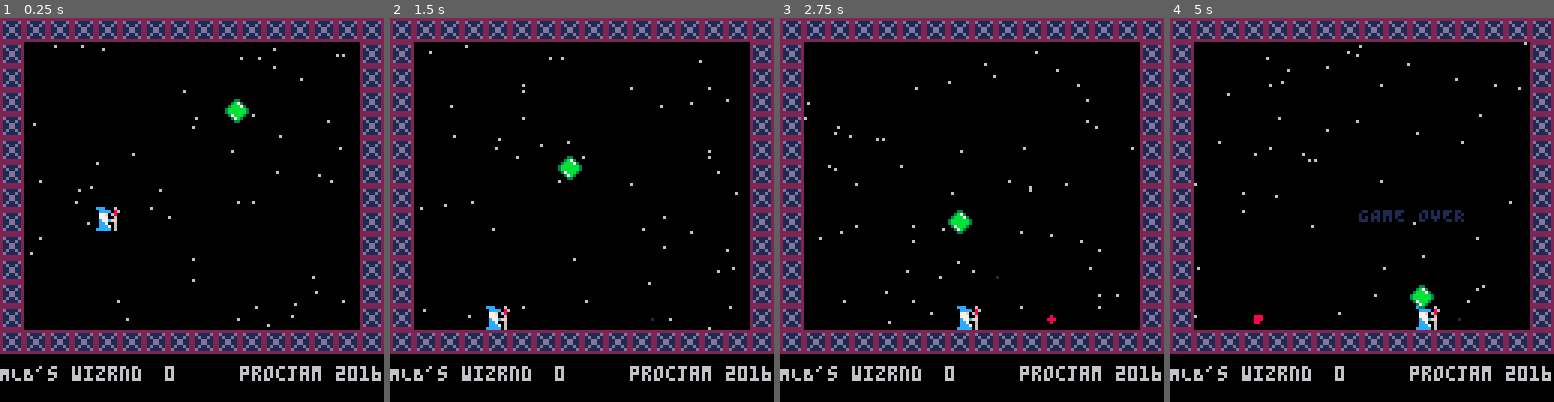
Above: before the commit, frames 1-4 (left to right).
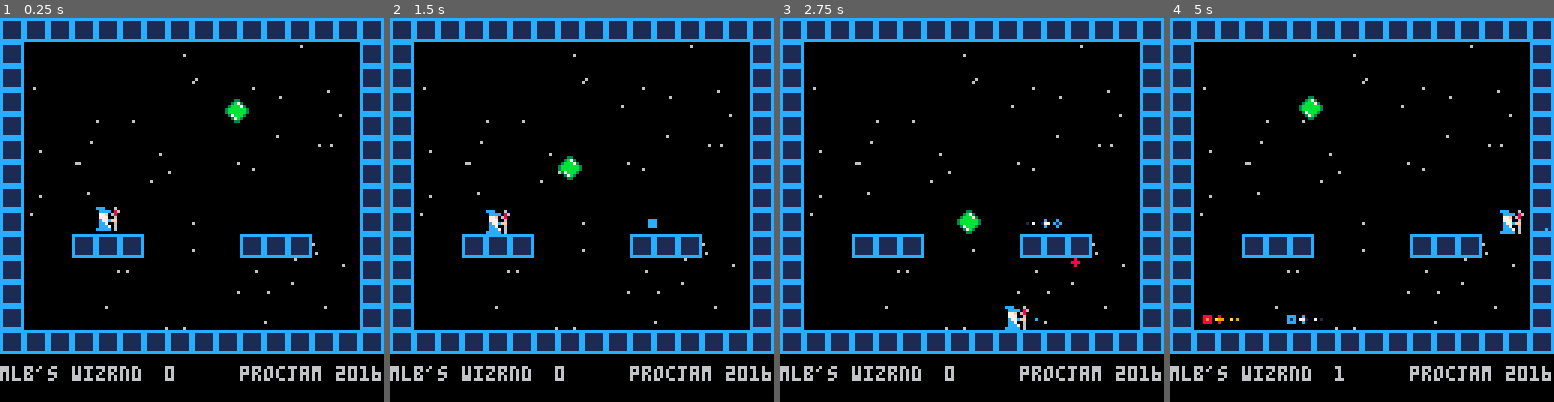
Above: after the commit, the same moments.

Repository: mattleblanc/WIZRND
Game: PICO-8 cartridge WIZRND.p8
Same seed, same stepped clock (60 frames per second), same inputs: the game is played once before the commit and once after it.
Inputs:
- Up to frame 1 (0.25 s): no input
- Up to frame 2 (1.5 s): tap O (Z key) at 0.7 s
- Up to frame 3 (2.75 s): hold Right 1.6-2.1 s; tap O (Z key) at 1.7, 2.1, 2.5 s; hold Up 2.15-2.42 s; hold Right from 2.47 s (still down)
- Up to frame 4 (5 s): tap O (Z key) every 0.4 s from 2.9 to 4.9 s; release Right at 3.03 s; hold Left 3.08-3.58 s; hold Right 4.02-4.68 s; hold Up from 4.73 s (still down)

The runs differ from the first frame. In frame 1, 17% of the frame differs, in the area x 0-100%, y 0-95%; in frame 2, 17%; in frame 3, 18%; in frame 4, 18%.

Commit message:
Changed some visuals, icebolts now have tails WIP

Diff:
--- a/WIZRND.p8
+++ b/WIZRND.p8
@@ -94,6 +94,11 @@
 function grounded()
 		v = mget(flr(p1.x+4)/8, flr(p1.y)/8+1)
 		return fget(v,0)
+end
+
+function roofed()
+  v = mget(flr(p1.x+4)/8, flr(p1.y-8)/8)
+  return fget(v,0)
 end
 
 function leftwalled()
@@ -127,25 +132,25 @@
 	p1.ddx=0
 
 	if leftwalled() then
-     p1.dx=-1.0*p1.dx*0.8
-     p1.ddx=-1.0*p1.ddx*0.8
+     p1.dx=-1.0*p1.dx*0.6
+     //p1.ddx=-1.0*p1.ddx*0.8
      p1.x=flr(flr(p1.x+8)/8)*8
   elseif(btn(0) and grounded()) then
-			p1.ddx=-0.15
+			p1.ddx=-0.2
    end
 
    if(rightwalled()) then
-    p1.dx=-1.0*p1.dx*0.8
-    p1.ddx=-1.0*p1.ddx*0.8
+    p1.dx=-1.0*p1.dx*0.6
+    //p1.ddx=-1.0*p1.ddx*0.8
      p1.x=flr(flr(p1.x)/8)*8
   elseif(btn(1) and grounded()) then
-			p1.ddx=0.12
+			p1.ddx=0.2
 	end
 
 	p1.dx += p1.ddx
 
 	// max speed
-	speedlimit = 3
+	speedlimit = 2.5
 	if (p1.dx>speedlimit) then
 		p1.dx = speedlimit
 	elseif (p1.dx < -speedlimit) then
@@ -154,18 +159,22 @@
 
 	// friction
 	if p1.ddx == 0 and grounded() then
-		p1.dx *= 0.6
+		p1.dx *= 0.55
 	end
 
 	if grounded() then
 		if (btnp(2)) then
-			p1.dy -= 6
+			p1.dy -= 7 // jump!
 		else
 			p1.dy = 0
 			// this keeps the player from sticking in the floor
 			p1.y = flr(flr(p1.y)/8)*8
 		end
 	else
+     if(roofed()) then
+     p1.dy=0.88
+     //p1.y = flr(flr(p1.y)/8)*8
+     end
 		// gravity
 		p1.dy += 0.88
 	end
@@ -176,7 +185,10 @@
 
   // update spells //
 
-  if (btn(4) and p1.mana >99 ) then spell() end
+  if (btn(4) and p1.mana >99 ) then
+   //sfx(00)
+   spell()
+   end
 
   for spell in all(magic) do
    spell.x+=spell.dx
@@ -186,8 +198,8 @@
 
  // generate new orbs //
 
-printh(norbs)
 if(norbs<1) then
+   //sfx(01)
  orbgen(flr(rnd(111)-16), flr(rnd(44)-8))
 end
 if(norbs<1) then norbs = norbs+1 end
@@ -214,7 +226,7 @@
   // update stars //
 
   for st in all(stars) do
-  st.y += st.s
+  //st.y += st.s
   if st.y >= 112 then
    st.y = 0
    st.x=rnd(128)
@@ -226,7 +238,7 @@
 function _draw()
 	cls()
 
- print("MLB's wizrnd",0,116,6)
+ print("mlb's wizrnd",0,116,6)
  print(p1.score,55,116,6)
   print("procjam 2016",80,116,6)
 
@@ -253,28 +265,76 @@
 for spell in all(magic) do
  if(spell.kind==1) then              // sweet fireball type
   if(flr(spell.element)==0) then   // fire
-   printh(spell.cycle)
    for i=0,flr(rnd(spell.cycle)) do
      pset(spell.x,spell.y,8)
      pset(spell.x+flr(rnd(i%3)), spell.y-flr(rnd(i%3)),          8)
      pset(spell.x-flr(rnd(i%3)),  spell.y+flr(rnd(i%3)),         8)
      pset(spell.x-flr(rnd(i%3)),  spell.y-flr(rnd(i%3)),          8)
      pset(spell.x+flr(rnd(i%3)), spell.y+flr(rnd(i%3)),          8)
-    if(spell.cycle>30) then
-     pset(spell.x-4*spell.dx*flr(rnd(i%3)), spell.y-flr(rnd(i%3)),          8)
-     pset(spell.x-4*spell.dx*flr(rnd(i%2)), spell.y+flr(rnd(i%2)),         8)
-     pset(spell.x-4*spell.dx*flr(rnd(i%2)), spell.y-flr(rnd(i%2)),          8)
-     pset(spell.x-4*spell.dx*flr(rnd(i%3)), spell.y+flr(rnd(i%3)),         8)
-
-     pset(spell.x-2*spell.dx*flr(rnd(i%3)), spell.y-flr(rnd(i%3)),          10)
-     pset(spell.x-2*spell.dx*flr(rnd(i%2)), spell.y+flr(rnd(i%2)),         10)
-     pset(spell.x-2*spell.dx*flr(rnd(i%2)), spell.y-flr(rnd(i%2)),          10)
-     pset(spell.x-2*spell.dx*flr(rnd(i%3)), spell.y+flr(rnd(i%3)),         10)
+    if(spell.cycle>25) then
+     pset(spell.x-4*sgn(spell.dx)*flr(rnd(i%3)), spell.y-flr(rnd(i%3)),          8)
+     pset(spell.x-4*sgn(spell.dx)*flr(rnd(i%2)), spell.y+flr(rnd(i%2)),         8)
+     pset(spell.x-4*sgn(spell.dx)*flr(rnd(i%2)), spell.y-flr(rnd(i%2)),          8)
+     pset(spell.x-4*sgn(spell.dx)*flr(rnd(i%3)), spell.y+flr(rnd(i%3)),         8)
+
+     pset(spell.x-1*sgn(spell.dx)*flr(rnd(i%1)), spell.y-flr(rnd(i%1)),          10)
+     pset(spell.x-2*sgn(spell.dx)*flr(rnd(i%2)), spell.y+flr(rnd(i%2)),         10)
+     pset(spell.x-3*sgn(spell.dx)*flr(rnd(i%3)), spell.y-flr(rnd(i%2)),          10)
+     pset(spell.x-4*sgn(spell.dx)*flr(rnd(i%4)), spell.y+flr(rnd(i%1)),         10)
+    end
+    if(spell.cycle>25) then
+     pset(spell.x-4*sgn(spell.dx)*flr(rnd(i%3)), spell.y-flr(rnd(i%3)),          8)
+     pset(spell.x-4*sgn(spell.dx)*flr(rnd(i%2)), spell.y+flr(rnd(i%2)),         8)
+     pset(spell.x-4*sgn(spell.dx)*flr(rnd(i%2)), spell.y-flr(rnd(i%2)),          8)
+     pset(spell.x-4*sgn(spell.dx)*flr(rnd(i%3)), spell.y+flr(rnd(i%3)),         8)
+
+     pset(spell.x-1*sgn(spell.dx)*flr(rnd(i%1)), spell.y-flr(rnd(i%1)),          10)
+     pset(spell.x-2*sgn(spell.dx)*flr(rnd(i%2)), spell.y+flr(rnd(i%2)),         10)
+     pset(spell.x-3*sgn(spell.dx)*flr(rnd(i%3)), spell.y-flr(rnd(i%2)),          10)
+     pset(spell.x-4*sgn(spell.dx)*flr(rnd(i%4)), spell.y+flr(rnd(i%1)),         10)
+
+     pset(spell.x-2*sgn(spell.dx)*flr(rnd(i%1)), spell.y-flr(rnd(i%1)),          9)
+     pset(spell.x-3*sgn(spell.dx)*flr(rnd(i%2)), spell.y+flr(rnd(i%2)),         9)
+     pset(spell.x-4*sgn(spell.dx)*flr(rnd(i%3)), spell.y-flr(rnd(i%2)),          9)
+     pset(spell.x-5*sgn(spell.dx)*flr(rnd(i%4)), spell.y+flr(rnd(i%1)),         9)
     end
    end
   end
   if(flr(spell.element)==1) then  // ice ball type woah
-   pset(spell.x,spell.y,17)
+  for i=0,flr(rnd(spell.cycle)) do
+     pset(spell.x,spell.y,8)
+     pset(spell.x+flr(rnd(i%3)), spell.y-flr(rnd(i%3)),          12)
+     pset(spell.x-flr(rnd(i%3)),  spell.y+flr(rnd(i%3)),         12)
+     pset(spell.x-flr(rnd(i%3)),  spell.y-flr(rnd(i%3)),          12)
+     pset(spell.x+flr(rnd(i%3)), spell.y+flr(rnd(i%3)),          12)
+    if(spell.cycle>25) then
+     pset(spell.x-4*sgn(spell.dx)*flr(rnd(i%3)), spell.y-flr(rnd(i%3)),          12)
+     pset(spell.x-4*sgn(spell.dx)*flr(rnd(i%2)), spell.y+flr(rnd(i%2)),         12)
+     pset(spell.x-4*sgn(spell.dx)*flr(rnd(i%2)), spell.y-flr(rnd(i%2)),          12)
+     pset(spell.x-4*sgn(spell.dx)*flr(rnd(i%3)), spell.y+flr(rnd(i%3)),         12)
+
+     pset(spell.x-1*sgn(spell.dx)*flr(rnd(i%1)), spell.y-flr(rnd(i%1)),          7)
+     pset(spell.x-2*sgn(spell.dx)*flr(rnd(i%2)), spell.y+flr(rnd(i%2)),         7)
+     pset(spell.x-3*sgn(spell.dx)*flr(rnd(i%3)), spell.y-flr(rnd(i%2)),          7)
+     pset(spell.x-4*sgn(spell.dx)*flr(rnd(i%4)), spell.y+flr(rnd(i%1)),         7)
+    end
+    if(spell.cycle>25) then
+     pset(spell.x-4*sgn(spell.dx)*flr(rnd(i%3)), spell.y-flr(rnd(i%3)),          12)
+     pset(spell.x-4*sgn(spell.dx)*flr(rnd(i%2)), spell.y+flr(rnd(i%2)),         12)
+     pset(spell.x-4*sgn(spell.dx)*flr(rnd(i%2)), spell.y-flr(rnd(i%2)),          12)
+     pset(spell.x-4*sgn(spell.dx)*flr(rnd(i%3)), spell.y+flr(rnd(i%3)),         12)
+
+     pset(spell.x-1*sgn(spell.dx)*flr(rnd(i%1)), spell.y-flr(rnd(i%1)),          7)
+     pset(spell.x-2*sgn(spell.dx)*flr(rnd(i%2)), spell.y+flr(rnd(i%2)),         7)
+     pset(spell.x-3*sgn(spell.dx)*flr(rnd(i%3)), spell.y-flr(rnd(i%2)),          7)
+     pset(spell.x-4*sgn(spell.dx)*flr(rnd(i%4)), spell.y+flr(rnd(i%1)),         7)
+
+     pset(spell.x-2*sgn(spell.dx)*flr(rnd(i%1)), spell.y-flr(rnd(i%1)),          1)
+     pset(spell.x-3*sgn(spell.dx)*flr(rnd(i%2)), spell.y+flr(rnd(i%2)),         1)
+     pset(spell.x-4*sgn(spell.dx)*flr(rnd(i%3)), spell.y-flr(rnd(i%2)),          1)
+     pset(spell.x-5*sgn(spell.dx)*flr(rnd(i%4)), spell.y+flr(rnd(i%1)),         1)
+    end
+   end
   end
  end
  if(spell.x>128 or spell.x<-128) then
@@ -283,26 +343,27 @@
 end
 
 // draw some debug
-// rectfill(p1.x+8, p1.y, p1.x+8, p1.y+8,12)
-// rectfill(p1.x, p1.y, p1.x, p1.y+8,12)
+// rectfill(p1.x+8, p1.y,   p1.x+8,  p1.y+8,  12)
+// rectfill(p1.x,     p1.y,  p1.x,      p1.y+8,  12)
 
 end
 
 function game_over()
-  print("GAME OVER", 63,63)
+  //sfx(02)
+  print("game over", 63,63)
  _update = update_over
  _draw = draw_over
 end
 
 __gfx__
-00000000222222222222222266666666000070000000000000000000000000000000000000000000000000000000000000000000000000000000000000000000
-00000000222222222d1111d266666666000000000000000000000000000000000000000000000000000000000000000000000000000000000000000000000000
-007007002222222221d11d1266666666000000000000000000000000000000000000000000000000000000000000000000000000000000000000000000000000
-0007700022222222211dd11266666666007000000000000000000000000000000000000000000000000000000000000000000000000000000000000000000000
-0007700022222222211dd11266666666070000000000000000000000000000000000000000000000000000000000000000000000000000000000000000000000
-007007002222222221d11d1266666666000007000000000000000000000000000000000000000000000000000000000000000000000000000000000000000000
-00000000222222222d1111d266666666000077700000000000000000000000000000000000000000000000000000000000000000000000000000000000000000
-00000000222222222222222266666666000007000000000000000000000000000000000000000000000000000000000000000000000000000000000000000000
+0000000022222222cccccccc66666666000070000000000000000000000000000000000000000000000000000000000000000000000000000000000000000000
+0000000022222222c111111c66666666000000000000000000000000000000000000000000000000000000000000000000000000000000000000000000000000
+0070070022222222c111111c66666666000000000000000000000000000000000000000000000000000000000000000000000000000000000000000000000000
+0007700022222222c111111c66666666007000000000000000000000000000000000000000000000000000000000000000000000000000000000000000000000
+0007700022222222c111111c66666666070000000000000000000000000000000000000000000000000000000000000000000000000000000000000000000000
+0070070022222222c111111c66666666000007000000000000000000000000000000000000000000000000000000000000000000000000000000000000000000
+0000000022222222c111111c66666666000077700000000000000000000000000000000000000000000000000000000000000000000000000000000000000000
+0000000022222222cccccccc66666666000007000000000000000000000000000000000000000000000000000000000000000000000000000000000000000000
 0000000000000000ccc0006000000000000000000000000000000000000000000000000000000000000000000000000000000000000000000000000000000000
 00000000000000000cccc08600000000000000000000000000000000000000000000000000000000000000000000000000000000000000000000000000000000
 0000000000000000077f068000000000000000000000000000000000000000000000000000000000000000000000000000000000000000000000000000000000
@@ -432,11 +493,11 @@
 0205050505050505050505050505050200000000000000000000000000000000000000000000000000000000000000000000000000000000000000000000000000000000000000000000000000000000000000000000000000000000000000000000000000000000000000000000000000000000000000000000000000000000
 0205050505050505050505050505050200000000000000000000000000000000000000000000000000000000000000000000000000000000000000000000000000000000000000000000000000000000000000000000000000000000000000000000000000000000000000000000000000000000000000000000000000000000
 0205050505050505050505050505050200000000000000000000000000000000000000000000000000000000000000000000000000000000000000000000000000000000000000000000000000000000000000000000000000000000000000000000000000000000000000000000000000000000000000000000000000000000
-0205100505050505050505050505050200000000000000000000000000000000000000000000000000000000000000000000000000000000000000000000000000000000000000000000000000000000000000000000000000000000000000000000000000000000000000000000000000000000000000000000000000000000
+0205100505303030303030050505050200000000000000000000000000000000000000000000000000000000000000000000000000000000000000000000000000000000000000000000000000000000000000000000000000000000000000000000000000000000000000000000000000000000000000000000000000000000
 0205100505050505050505050505050200000000000000000000000000000000000000000000000000000000000000000000000000000000000000000000000000000000000000000000000000000000000000000000000000000000000000000000000000000000000000000000000000000000000000000000000000000000
 0205050505050505050505050505050200000000000000000000000000000000000000000000000000000000000000000000000000000000000000000000000000000000000000000000000000000000000000000000000000000000000000000000000000000000000000000000000000000000000000000000000000000000
 0205050505101010100505050505050200000000000000000000000000000000000000000000000000000000000000000000000000000000000000000000000000000000000000000000000000000000000000000000000000000000000000000000000000000000000000000000000000000000000000000000000000000000
-0200000010100000101000000000000200000000000000000000000000000000000000000000000000000000000000000000000000000000000000000000000000000000000000000000000000000000000000000000000000000000000000000000000000000000000000000000000000000000000000000000000000000000
+0200000202023000103002020200000200000000000000000000000000000000000000000000000000000000000000000000000000000000000000000000000000000000000000000000000000000000000000000000000000000000000000000000000000000000000000000000000000000000000000000000000000000000
 0200000000000000000000000000000200000000000000000000000000000000000000000000000000000000000000000000000000000000000000000000000000000000000000000000000000000000000000000000000000000000000000000000000000000000000000000000000000000000000000000000000000000000
 0200000000000000000000000000000200000000000000000000000000000000000000000000000000000000000000000000000000000000000000000000000000000000000000000000000000000000000000000000000000000000000000000000000000000000000000000000000000000000000000000000000000000000
 0200000000000000000000000000000200000000000000000000000000000000000000000000000000000000000000000000000000000000000000000000000000000000000000000000000000000000000000000000000000000000000000000000000000000000000000000000000000000000000000000000000000000000
@@ -459,133 +520,133 @@
 0000000000000000000000000000000000000000000000000000000000000000000000000000000000000000000000000000000000000000000000000000000000000000000000000000000000000000000000000000000000000000000000000000000000000000000000000000000000000000000000000000000000000000
 0000000000000000000000000000000000000000000000000000000000000000000000000000000000000000000000000000000000000000000000000000000000000000000000000000000000000000000000000000000000000000000000000000000000000000000000000000000000000000000000000000000000000000
 0000000000000000000000000000000000000000000000000000000000000000000000000000000000000000000000000000000000000000000000000000000000000000000000000000000000000000000000000000000000000000000000000000000000000000000000000000000000000000000000000000000000000000
-…(130 lines of a section not shown)…
+__//sfx__
+000200000145001450064500e450154503c4502b4501e45017450104500c4500a45008450074500645004650096500d6501165015650196501c6501e650206502165023650246502465024650246502465024650
+000200001c5501d5501e5501e5501f5501f5501f5501f5501f5501f5501e5501e5501e5501d5501c5501b5501a550195501955019550195501955018550185501855018550185501755017550175501755017550
+000a00003805038050380503805030050300503005030050230502305023050230501a0501a0501a0501a05010050100501005010050020500205002050020500205002050020500205002050020500205002050
+001000000000000000000000000000000000000000000000000000000000000000000000000000000000000000000000000000000000000000000000000000000000000000000000000000000000000000000000
+001000000000000000000000000000000000000000000000000000000000000000000000000000000000000000000000000000000000000000000000000000000000000000000000000000000000000000000000
+001000000000000000000000000000000000000000000000000000000000000000000000000000000000000000000000000000000000000000000000000000000000000000000000000000000000000000000000
+001000000000000000000000000000000000000000000000000000000000000000000000000000000000000000000000000000000000000000000000000000000000000000000000000000000000000000000000
+001000000000000000000000000000000000000000000000000000000000000000000000000000000000000000000000000000000000000000000000000000000000000000000000000000000000000000000000
+001000000000000000000000000000000000000000000000000000000000000000000000000000000000000000000000000000000000000000000000000000000000000000000000000000000000000000000000
+001000000000000000000000000000000000000000000000000000000000000000000000000000000000000000000000000000000000000000000000000000000000000000000000000000000000000000000000
+001000000000000000000000000000000000000000000000000000000000000000000000000000000000000000000000000000000000000000000000000000000000000000000000000000000000000000000000
+001000000000000000000000000000000000000000000000000000000000000000000000000000000000000000000000000000000000000000000000000000000000000000000000000000000000000000000000
+001000000000000000000000000000000000000000000000000000000000000000000000000000000000000000000000000000000000000000000000000000000000000000000000000000000000000000000000
+001000000000000000000000000000000000000000000000000000000000000000000000000000000000000000000000000000000000000000000000000000000000000000000000000000000000000000000000
+001000000000000000000000000000000000000000000000000000000000000000000000000000000000000000000000000000000000000000000000000000000000000000000000000000000000000000000000
+001000000000000000000000000000000000000000000000000000000000000000000000000000000000000000000000000000000000000000000000000000000000000000000000000000000000000000000000
+001000000000000000000000000000000000000000000000000000000000000000000000000000000000000000000000000000000000000000000000000000000000000000000000000000000000000000000000
+001000000000000000000000000000000000000000000000000000000000000000000000000000000000000000000000000000000000000000000000000000000000000000000000000000000000000000000000
+001000000000000000000000000000000000000000000000000000000000000000000000000000000000000000000000000000000000000000000000000000000000000000000000000000000000000000000000
+001000000000000000000000000000000000000000000000000000000000000000000000000000000000000000000000000000000000000000000000000000000000000000000000000000000000000000000000
+001000000000000000000000000000000000000000000000000000000000000000000000000000000000000000000000000000000000000000000000000000000000000000000000000000000000000000000000
+001000000000000000000000000000000000000000000000000000000000000000000000000000000000000000000000000000000000000000000000000000000000000000000000000000000000000000000000
+001000000000000000000000000000000000000000000000000000000000000000000000000000000000000000000000000000000000000000000000000000000000000000000000000000000000000000000000
+001000000000000000000000000000000000000000000000000000000000000000000000000000000000000000000000000000000000000000000000000000000000000000000000000000000000000000000000
+001000000000000000000000000000000000000000000000000000000000000000000000000000000000000000000000000000000000000000000000000000000000000000000000000000000000000000000000
+001000000000000000000000000000000000000000000000000000000000000000000000000000000000000000000000000000000000000000000000000000000000000000000000000000000000000000000000
+001000000000000000000000000000000000000000000000000000000000000000000000000000000000000000000000000000000000000000000000000000000000000000000000000000000000000000000000
+001000000000000000000000000000000000000000000000000000000000000000000000000000000000000000000000000000000000000000000000000000000000000000000000000000000000000000000000
+001000000000000000000000000000000000000000000000000000000000000000000000000000000000000000000000000000000000000000000000000000000000000000000000000000000000000000000000
+001000000000000000000000000000000000000000000000000000000000000000000000000000000000000000000000000000000000000000000000000000000000000000000000000000000000000000000000
+001000000000000000000000000000000000000000000000000000000000000000000000000000000000000000000000000000000000000000000000000000000000000000000000000000000000000000000000
+001000000000000000000000000000000000000000000000000000000000000000000000000000000000000000000000000000000000000000000000000000000000000000000000000000000000000000000000
+001000000000000000000000000000000000000000000000000000000000000000000000000000000000000000000000000000000000000000000000000000000000000000000000000000000000000000000000
+001000000000000000000000000000000000000000000000000000000000000000000000000000000000000000000000000000000000000000000000000000000000000000000000000000000000000000000000
+001000000000000000000000000000000000000000000000000000000000000000000000000000000000000000000000000000000000000000000000000000000000000000000000000000000000000000000000
+001000000000000000000000000000000000000000000000000000000000000000000000000000000000000000000000000000000000000000000000000000000000000000000000000000000000000000000000
+001000000000000000000000000000000000000000000000000000000000000000000000000000000000000000000000000000000000000000000000000000000000000000000000000000000000000000000000
+001000000000000000000000000000000000000000000000000000000000000000000000000000000000000000000000000000000000000000000000000000000000000000000000000000000000000000000000
+001000000000000000000000000000000000000000000000000000000000000000000000000000000000000000000000000000000000000000000000000000000000000000000000000000000000000000000000
+001000000000000000000000000000000000000000000000000000000000000000000000000000000000000000000000000000000000000000000000000000000000000000000000000000000000000000000000
+001000000000000000000000000000000000000000000000000000000000000000000000000000000000000000000000000000000000000000000000000000000000000000000000000000000000000000000000
+001000000000000000000000000000000000000000000000000000000000000000000000000000000000000000000000000000000000000000000000000000000000000000000000000000000000000000000000
+001000000000000000000000000000000000000000000000000000000000000000000000000000000000000000000000000000000000000000000000000000000000000000000000000000000000000000000000
+001000000000000000000000000000000000000000000000000000000000000000000000000000000000000000000000000000000000000000000000000000000000000000000000000000000000000000000000
+001000000000000000000000000000000000000000000000000000000000000000000000000000000000000000000000000000000000000000000000000000000000000000000000000000000000000000000000
+001000000000000000000000000000000000000000000000000000000000000000000000000000000000000000000000000000000000000000000000000000000000000000000000000000000000000000000000
+001000000000000000000000000000000000000000000000000000000000000000000000000000000000000000000000000000000000000000000000000000000000000000000000000000000000000000000000
+001000000000000000000000000000000000000000000000000000000000000000000000000000000000000000000000000000000000000000000000000000000000000000000000000000000000000000000000
+001000000000000000000000000000000000000000000000000000000000000000000000000000000000000000000000000000000000000000000000000000000000000000000000000000000000000000000000
+001000000000000000000000000000000000000000000000000000000000000000000000000000000000000000000000000000000000000000000000000000000000000000000000000000000000000000000000
+001000000000000000000000000000000000000000000000000000000000000000000000000000000000000000000000000000000000000000000000000000000000000000000000000000000000000000000000
+001000000000000000000000000000000000000000000000000000000000000000000000000000000000000000000000000000000000000000000000000000000000000000000000000000000000000000000000
+001000000000000000000000000000000000000000000000000000000000000000000000000000000000000000000000000000000000000000000000000000000000000000000000000000000000000000000000
+001000000000000000000000000000000000000000000000000000000000000000000000000000000000000000000000000000000000000000000000000000000000000000000000000000000000000000000000
+001000000000000000000000000000000000000000000000000000000000000000000000000000000000000000000000000000000000000000000000000000000000000000000000000000000000000000000000
+001000000000000000000000000000000000000000000000000000000000000000000000000000000000000000000000000000000000000000000000000000000000000000000000000000000000000000000000
+001000000000000000000000000000000000000000000000000000000000000000000000000000000000000000000000000000000000000000000000000000000000000000000000000000000000000000000000
+001000000000000000000000000000000000000000000000000000000000000000000000000000000000000000000000000000000000000000000000000000000000000000000000000000000000000000000000
+001000000000000000000000000000000000000000000000000000000000000000000000000000000000000000000000000000000000000000000000000000000000000000000000000000000000000000000000
+001000000000000000000000000000000000000000000000000000000000000000000000000000000000000000000000000000000000000000000000000000000000000000000000000000000000000000000000
+001000000000000000000000000000000000000000000000000000000000000000000000000000000000000000000000000000000000000000000000000000000000000000000000000000000000000000000000
+001000000000000000000000000000000000000000000000000000000000000000000000000000000000000000000000000000000000000000000000000000000000000000000000000000000000000000000000
+001000000000000000000000000000000000000000000000000000000000000000000000000000000000000000000000000000000000000000000000000000000000000000000000000000000000000000000000
+001000000000000000000000000000000000000000000000000000000000000000000000000000000000000000000000000000000000000000000000000000000000000000000000000000000000000000000000
+…(65 lines of a section not shown)…
Not shown, changed: the sound effects (__sfx__) section of WIZRND.p8
